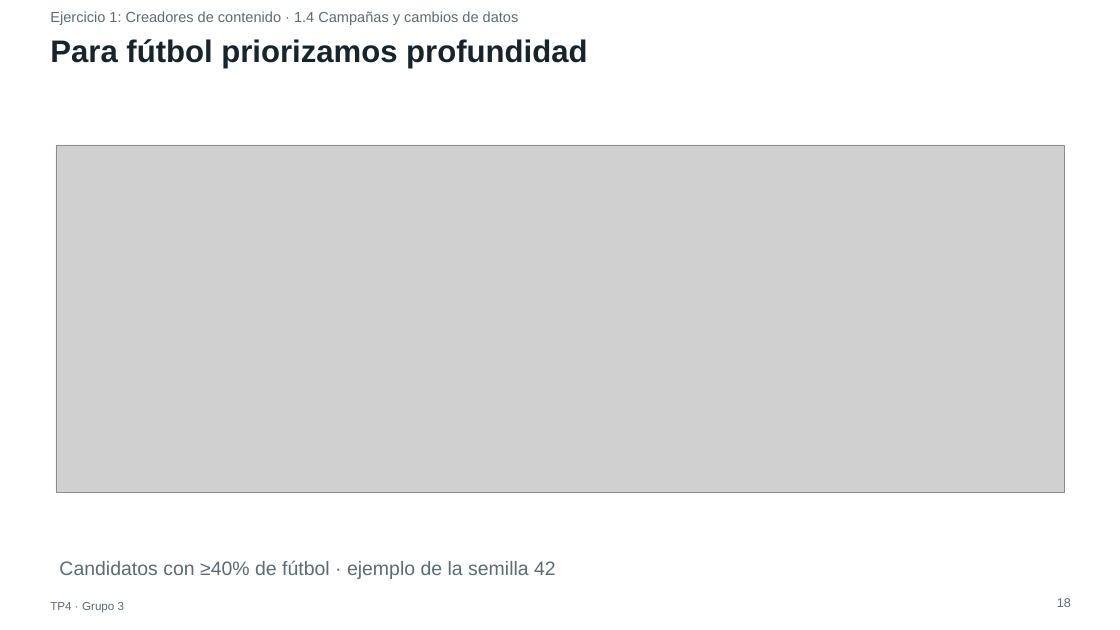
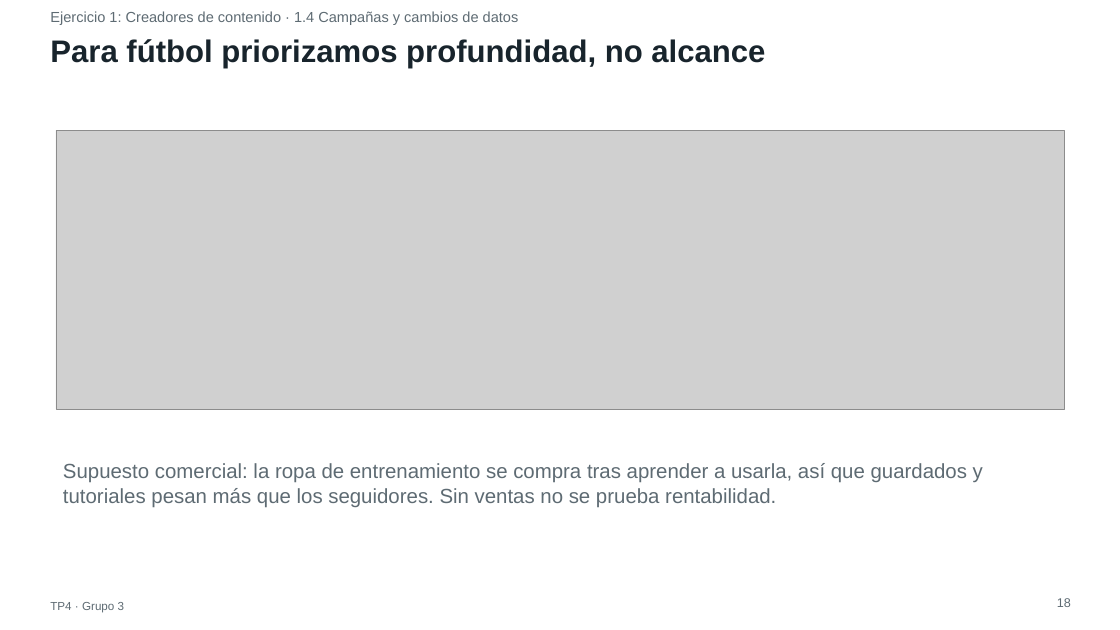
Before and after one commit to ldicandia/SIA-G3, a slide deck: slide 18 of TP4/docs/presentacion/TP4-presentacion.pptx. Drawn at 1120x630 pixels with LibreOffice and Linux fonts; fonts in the diff are those of the drawing; grey boxes stand for pictures. Boxes give left, top, right and bottom in pixels: in the first picture for what was removed or moved away, otherwise in the second. Text is boxed around its words. In the diff, an @@ line names an element or a change of style, - is before the commit and + after.

```diff
--- a/TP4/docs/presentacion/TP4-presentacion.pptx
+++ b/TP4/docs/presentacion/TP4-presentacion.pptx
@@ text at (50,39,765,68): text changed @@
-Para fútbol priorizamos profundidad
+Para fútbol priorizamos profundidad, no alcance
@@ picture: place and size @@
-picture at (56,145,1064,492)
+picture at (56,130,1064,409)
@@ text at (63,463,983,508): text changed; size 20 to 21 pt @@
-Candidatos con ≥40% de fútbol · ejemplo de la semilla 42
+Supuesto comercial: la ropa de entrenamiento se compra tras aprender a usarla, así que guardados y tutoriales pesan más que los seguidores. Sin ventas no se prueba rentabilidad.
```
Also in this commit, not shown: 11 other slides changed, 3 slides added, 2 slides removed, 7 other files.
